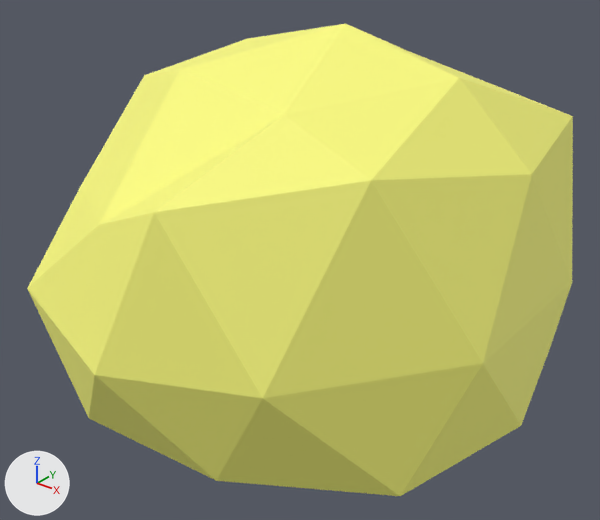
Renders of the FBX model Atelier 15/Atelier 15Content/Models/gold1.fbx from each side of a commit.
The view is the same before and after, from a camera (50 mm lens) standing at (1.66, -2.16, 1.3) and looking at (0.01, -0.09, 0.01). The axes (+X, +Y, +Z) are drawn at lower left. The lights are the same throughout.
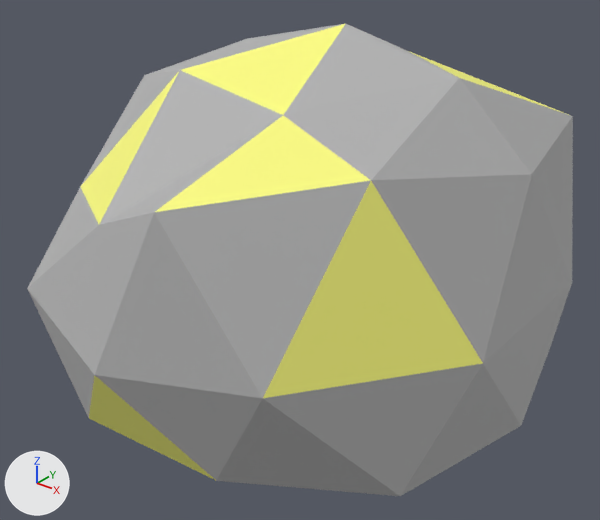
The edits, one by one:
Material 'Material' (mat_material) is new.
Its base color is (0.458, 0.458, 0.458) (grey #b4b4b4).
Its roughness is 0.69.
me_icosphere has 42 vertices, 80 faces and spans x -0.95..0.85, y -1.0..1.0, z -0.36..0.83.
me_icosphere is used by ob_icosphere; location (0.0, 0.0, 0.0).
me_icosphere part 1: 69 of the faces centred in x -0.93..0.85, y -0.91..0.89, z -0.36..0.75 switch from mat_material_001 (yellow #ffff80) to mat_material (grey #b4b4b4).

Changed parts and their boxes (x1, y1, x2, y2) in the pictures (600 x 520 px):
part 1 of me_icosphere, recoloured (yellow to grey): (27, 24, 573, 496) in both
